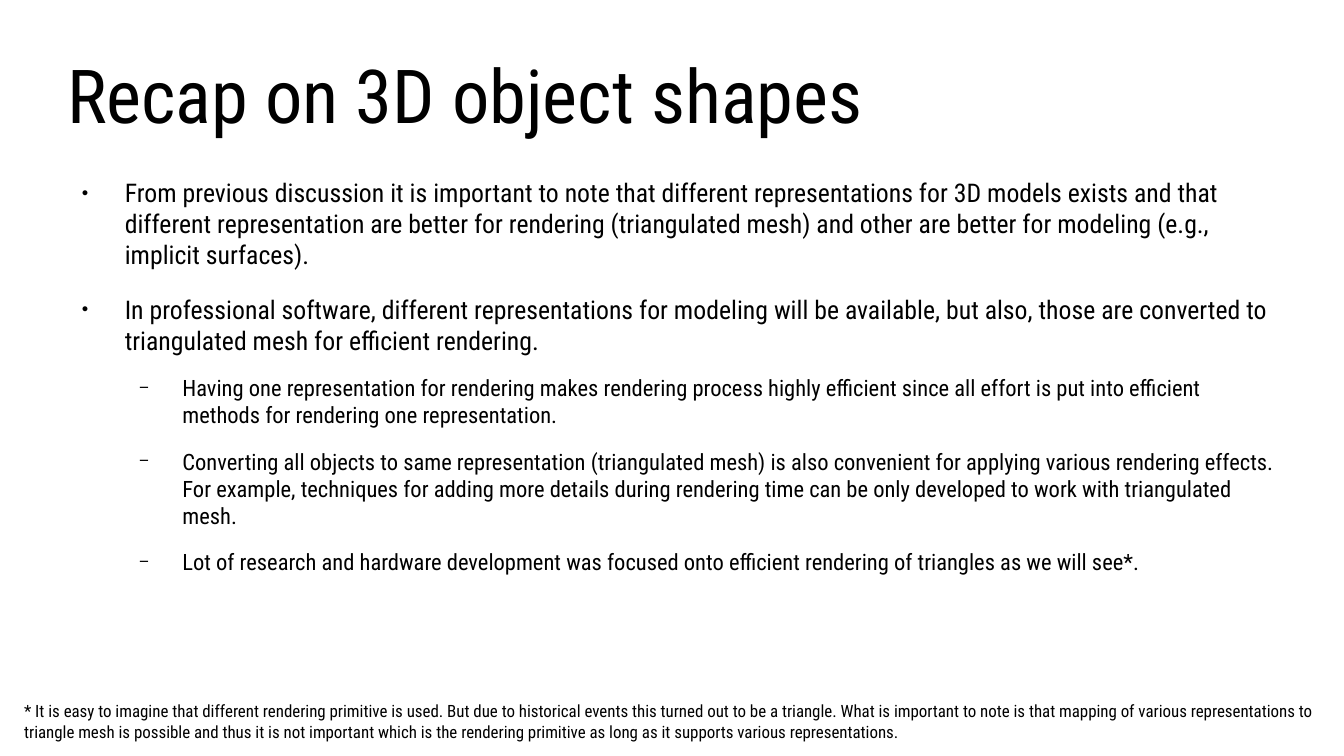
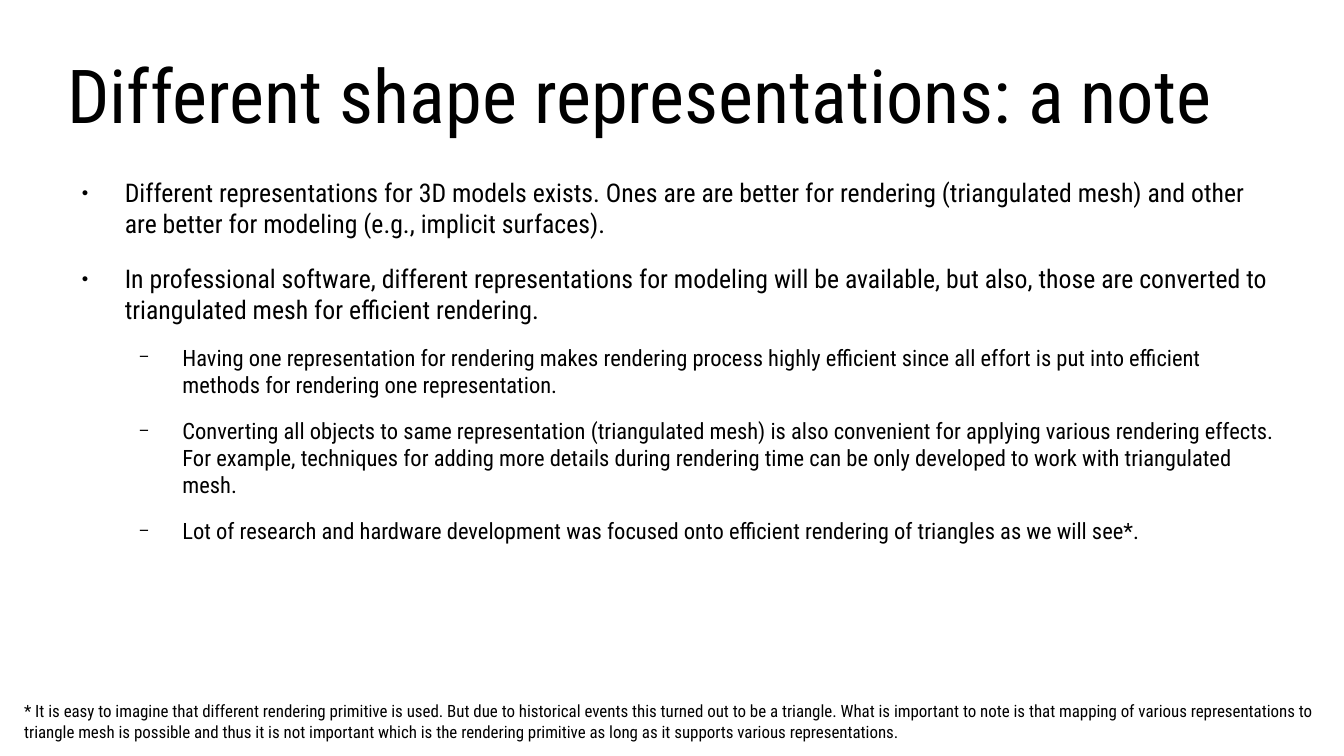
Before and after one commit to lorentzo/IntroductionToComputerGraphics, a slide deck: slide 16 of lectures/2_overview_computer_image_generation/computer_image_generation_overview.odp (slide 21 before the commit). Drawn at 1344x756 pixels with LibreOffice and Linux fonts; fonts in the diff are those of the drawing. Boxes give left, top, right and bottom in pixels: in the first picture for what was removed or moved away, otherwise in the second. Text is boxed around its words. In the diff, an @@ line names an element or a change of style, - is before the commit and + after.

```diff
--- a/lectures/2_overview_computer_image_generation/computer_image_generation_overview.odp
+++ b/lectures/2_overview_computer_image_generation/computer_image_generation_overview.odp
@@ title at (67,66,1211,138): text changed @@
-Recap on 3D object shapes
+Different shape representations: a note
@@ text at (125,181,1244,239): text changed @@
-● From previous discussion it is important to note that different representations for 3D models exists and that different representation are better for rendering (triangulated mesh) and other are better for modeling (e.g., implicit surfaces).
+● Different representations for 3D models exists. Ones are are better for rendering (triangulated mesh) and other are better for modeling (e.g., implicit surfaces).
```
Also in this commit, not shown: 4 other slides changed, 1 slide added, 4 slides removed, 7 other files.
